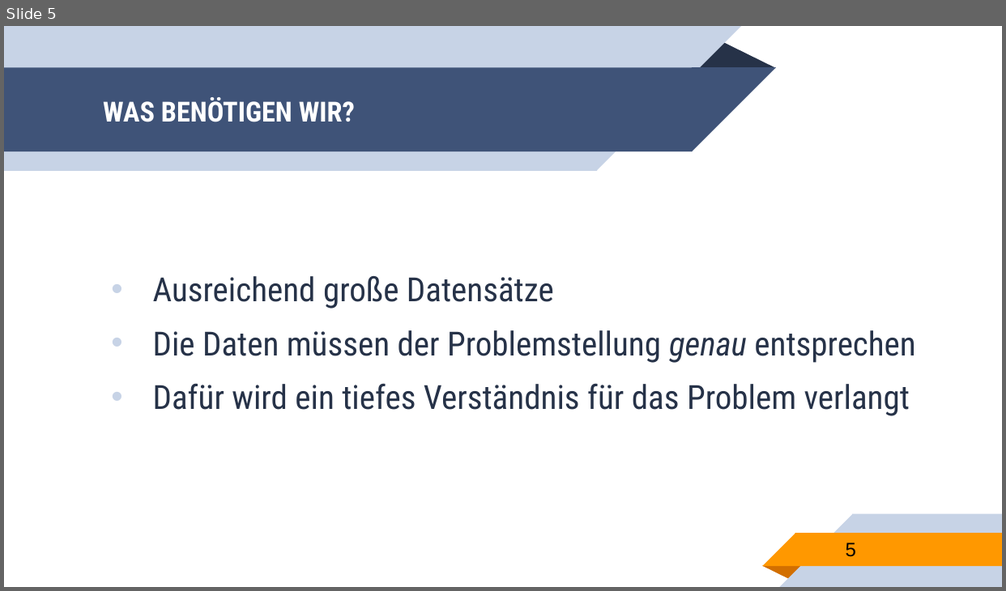
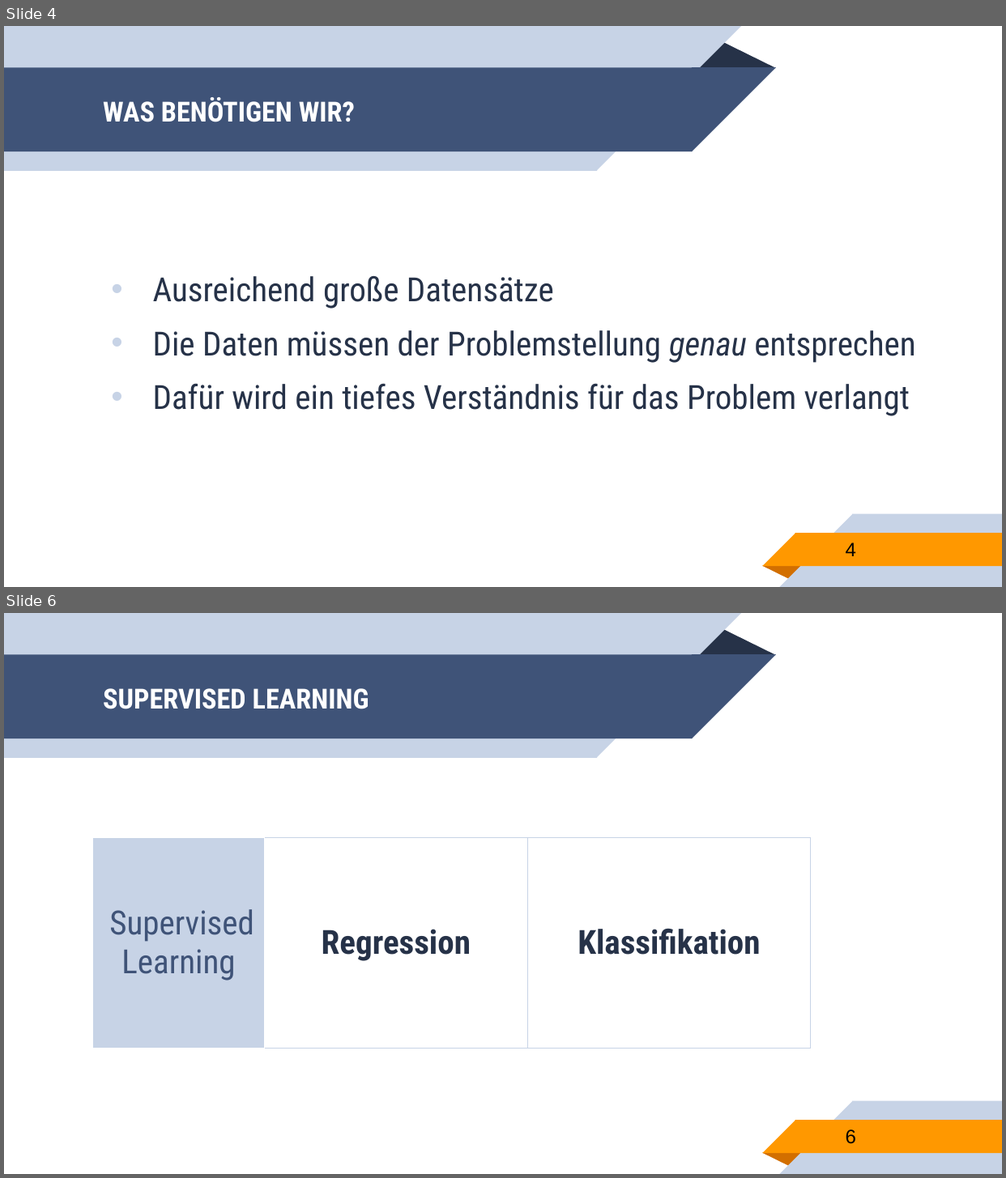
Before and after one commit to franneck94/UdemyML, a slide deck: lectures/MachineLearning.pptx. Shown one above the other, each under a label of ours: slide 5 before the commit, slides 4 and 6 after it; the slides between them are not shown. The pictures are 1006x591 and 1006x1178 pixels, drawn with LibreOffice and Linux fonts; fonts in the diff are those of the drawing. Boxes give left, top, right and bottom in pixels: in the first picture for what was removed or moved away, otherwise in the second. Text is boxed around its words. In the diff, an @@ line names an element or a change of style, - is before the commit and + after.

```diff
--- a/lectures/MachineLearning.pptx
+++ b/lectures/MachineLearning.pptx
@@ slide 6 added at (4,613,1002,1174), background #FFFFFF; not listed: 10 template elements that a slide beside it also shows @@
@@ title added at (103,688,369,709), 20 pt, text #FFFFFF, bold @@
+SUPERVISED LEARNING
@@ table added at (93,837,812,1048), 1 rows, 3 columns @@
+Supervised / Learning | Regression | Klassifikation
@@ page number added at (846,1130,856,1144), 14 pt, text #000000 @@
+6
@@ what was slide 5 is now slide 4 @@
@@ page number at (846,543,856,557): text changed @@
-5
+4
```
Also in this commit, not shown: 1 slide changed, 3 other slides added, 1 slide removed, 4 other files.
